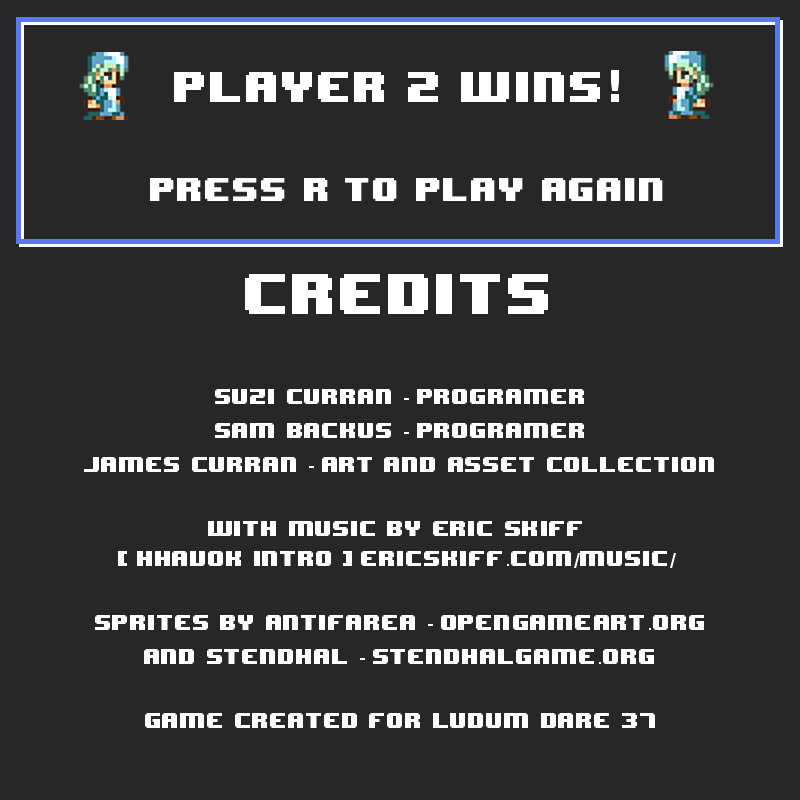
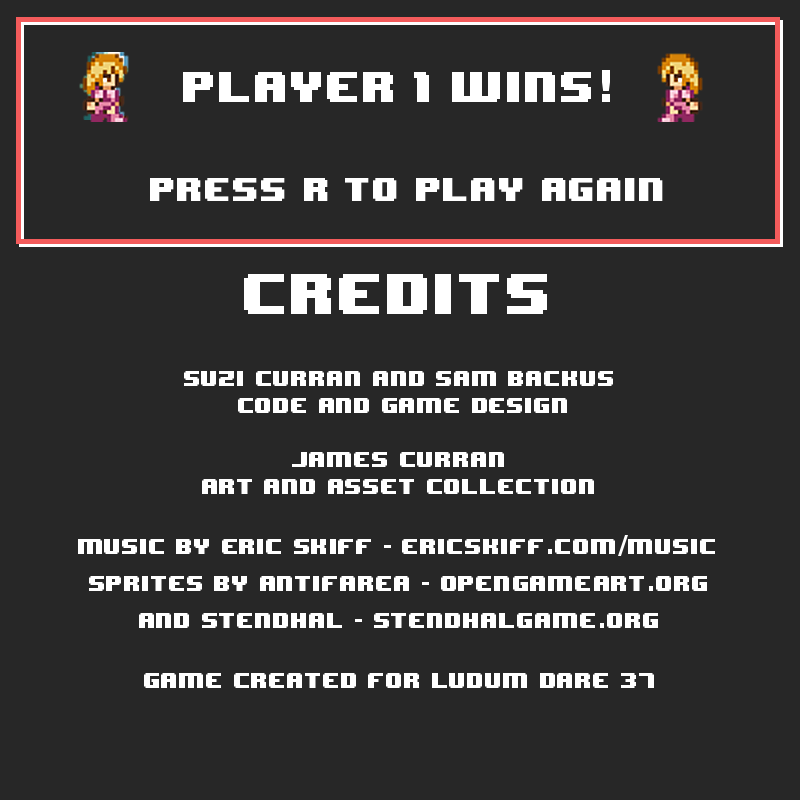
Layered file, before and after one edit (800×800). Changes by layer:
showed "P1 Sprite Right" over [657, 52, 704, 122]
showed "P1 Sprite Left" over [82, 53, 128, 122]
hid "PLAYER 2 wINS!" over [174, 70, 619, 102]
added layer "PLAYER 1 wINS! #1" above "Credits ..." over [186, 70, 610, 102]
painted on "Credits ..." over [78, 274, 715, 728]
hid "Sprite Right" over [663, 51, 714, 119]
hid "Blue Frame copy" over [16, 17, 780, 244]
